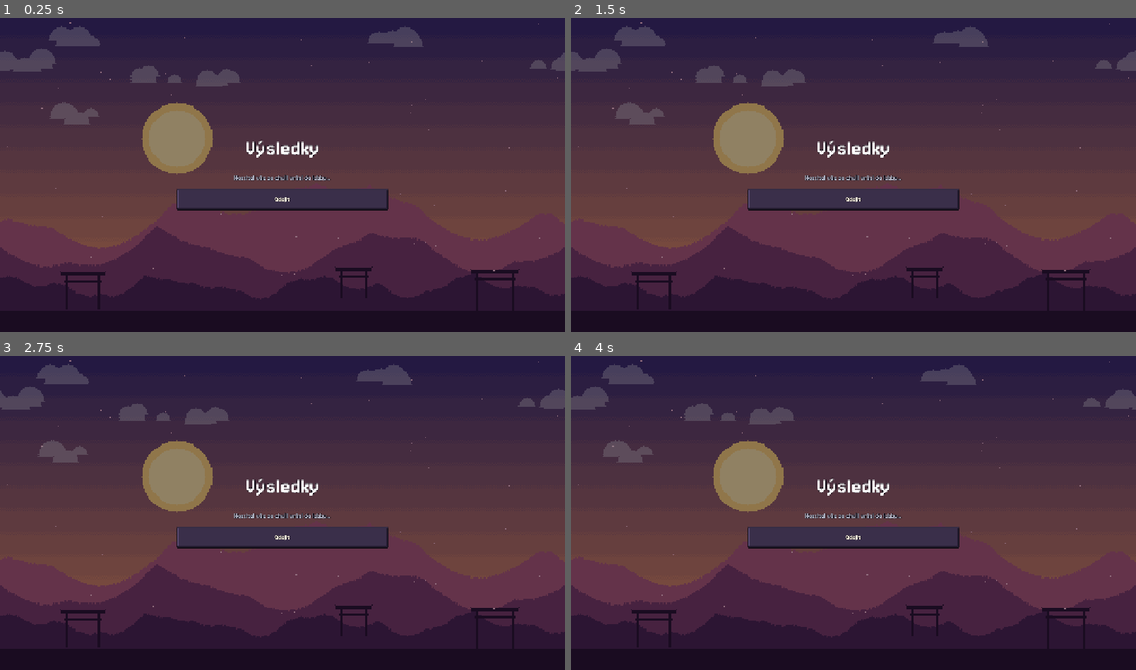
Above: before the commit, frames 1-4 (two rows, left to right).
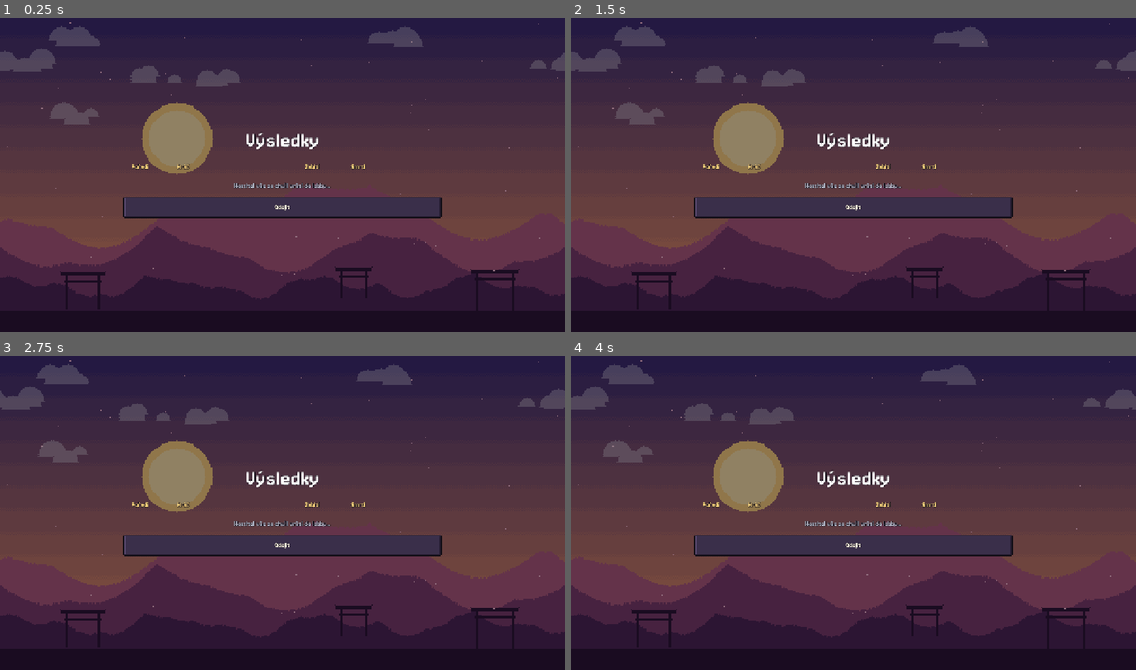
Above: after the commit, the same moments.

Repository: nejhorsiprogramatorsveta/Gun_game
Game: Godot game, scene res://src/ui/results.tscn
The game is run twice, just before and just after one commit, with the same random seed, the same clock (stepped at 60 frames per second) and the same inputs. This scene is started directly instead of the project's main scene.
Inputs (mouse positions are in pixels of both pictures, inside the frame that each line leads up to):
- Up to frame 1 (0.25 s): no input
- Up to frame 2 (1.5 s): click "Odejít" at 0.5 s; tap Enter at 1.25 s; move the mouse to (977, 156) at 1.27 s; hold D (move_right) from 1.28 s (still down); hold Right mouse button (ability) from 1.28 s (still down); click (977, 156) at 1.42 s
- Up to frame 3 (2.75 s): keep holding D (move_right); tap W (jump) at 1.52, 2.27 s; move the mouse to (169, 525) at 2.02 s; release Right mouse button (ability) at 2.03 s; click (169, 525) at 2.1 s
- Up to frame 4 (4 s): move the mouse to (910, 440) at 2.77 s; release D (move_right) at 2.78 s; hold A (move_left) 2.78-3.53 s; tap Space at 2.85, 3.5 s; move the mouse to (825, 575) at 3.52 s; hold D (move_right) from 3.53 s (still down); tap Shift at 3.6 s; click (825, 575) at 3.67 s; tap W (jump) at 3.77 s

The runs differ from the first frame. In frame 1, 4.7% of the frame differs, in the area x 21-79%, y 36-64%; in frame 2, 4.7%; in frame 3, 4.7%; in frame 4, 4.7%.

Commit message:
feat: results table sorted by kills with places, portraits and the own row (0.2.17)
Co-Authored-By: Claude Opus 5.5 <noreply@anthropic.com>

Diff:
--- a/data/changelog.tres
+++ b/data/changelog.tres
@@ -9,7 +9,7 @@
 "version": "",
 "mechanics_keys": PackedStringArray("CHANGELOG_SHOTGUN_BUFF_0217", "CHANGELOG_SNIPER_NERF_0217"),
 "fix_keys": PackedStringArray("CHANGELOG_HIT_PREDICTION"),
-"other_keys": PackedStringArray("CHANGELOG_MAP_PLAYERS_HINT")
+"other_keys": PackedStringArray("CHANGELOG_RESULTS_TABLE", "CHANGELOG_MAP_PLAYERS_HINT")
 }, {
 "build": 76,
 "version": "0.2.16",
--- a/localization/translations.csv
+++ b/localization/translations.csv
@@ -85,9 +85,9 @@
 HUD_DEATHS,Smrti
 HUD_ELIMINATED,vypadl/a
 RESULTS_TITLE,Výsledky
-RESULTS_WINNER,{place}. {name} – vítěz
-RESULTS_PLACE,{place}. {name}
-RESULTS_SCORE,{kills} zabití · {deaths} úmrtí
+RESULTS_PLAYER_WINNER,"Vyhrál {name}!"
+RESULTS_WINNER_TAG,vítěz
+RESULTS_COLUMN_PLACE,Pořadí
 RESULTS_BACK,Zpět do lobby
 RESULTS_AUTO_RETURN,Návrat do lobby za {seconds} s
 RESULTS_WAITING,"Hostitel vás za chvíli vrátí do lobby…"
@@ -274,6 +274,7 @@
 CHANGELOG_NAZGUL,"Hobitín: kdo má 4 a víc zabití, po toho si přijde Nazgûl. Objeví se nápis „Nazgûl přichází!“ a pak se u hráče zhruba každých 12–18 s zjeví postava v černé kápi s mečem a odhodí ho do strany – kdo je víc vlevo, letí doleva, kdo víc vpravo, doprava."
 CHANGELOG_FLOOR_AFTER_CORRECTION,"Plynulejší vlastní postava u připojených hráčů: po opravě polohy od hostitele už postava na okamžik neztratí kontakt se zemí – méně drobných poskočení, hlavně na pohyblivých plošinách."
 CHANGELOG_MAP_PLAYERS_HINT,"Výběr mapy ukáže po najetí myší, pro kolik hráčů se mapa hodí: Peklo a Hobitín pro 4 a více, ostatní pro 2–3."
+CHANGELOG_RESULTS_TABLE,"Nová tabulka výsledků po zápase: seřazená podle zabití (při shodě méně smrtí) s pořadím 1., 2., 3. …, portréty postav, barvami hráčů a štítkem vítěze; tvůj řádek je zvýrazněný."
 CHANGELOG_HIT_PREDICTION,"Méně cukání vlastní postavy po zásahu: hra teď zásahy kulkami ostatních hráčů do tebe předpovídá, takže odhoz začne hned a bez skoku. Zásah úplně zblízka (kulka trefí dřív, než se o výstřelu tvůj počítač dozví) se do nové polohy plynule doklouže."
 CHANGELOG_SHOTGUN_BUFF_0217,"Architekt: silnější dvouhlavňová brokovnice – odhoz broku 170 → 220, poškození celé rány 12 → 15 %, dostřel 500 → 650 px."
 CHANGELOG_SNIPER_NERF_0217,"Stín: odhoz odstřelovačky mírně snížen (2600 → 2200)."
--- a/src/match/match_ranking.gd
+++ b/src/match/match_ranking.gd
@@ -17,8 +17,8 @@
 
 
 ## alive first, then eliminated players from the last one out to the first one out.
-## Rows: {"name", "place", "lives", "kills", "deaths", "team"} (see LobbyValidator.results),
-## best place first.
+## Rows: {"name", "place", "lives", "kills", "deaths", "team", "character", "slot"} (see
+## LobbyValidator.results), best place first; the results screen sorts them by kills.
 static func results(alive: Array, eliminated_first_to_last: Array, team_mode: bool) -> Array:
 	var ranking: Array = alive.duplicate()
 	for i in range(eliminated_first_to_last.size() - 1, -1, -1):
@@ -33,7 +33,8 @@
 		var player: Variant = ranking[i]
 		var place: int = team_places[player.team] if team_mode else i + 1
 		rows.append({"name": player.display_name, "place": place, "lives": player.lives,
-				"kills": player.kills, "deaths": player.deaths, "team": player.team if team_mode else Teams.NONE})
+				"kills": player.kills, "deaths": player.deaths, "team": player.team if team_mode else Teams.NONE,
+				"character": String(player.character.id) if player.character else "", "slot": player.slot})
 	# Whole teams together, best first (also a teammate who ran out of lives earlier).
 	var sorted: Array = []
 	for place in range(1, ranking.size() + 1):
--- a/src/net/lobby_validator.gd
+++ b/src/net/lobby_validator.gd
@@ -79,8 +79,17 @@
 			"kills": clampi(_int(entry, "kills"), 0, MAX_SCORE),
 			"deaths": clampi(_int(entry, "deaths"), 0, MAX_SCORE),
 			"team": clampi(_int(entry, "team", Teams.NONE), Teams.NONE, Teams.MAX_COUNT - 1),
+			"character": _character(entry.get("character")),
+			"slot": clampi(_int(entry, "slot", -1), -1, MAX_PLAYERS - 1),
 		})
 	return result
+
+
+## A known character id, or "" (no portrait).
+static func _character(value: Variant) -> String:
+	if typeof(value) != TYPE_STRING or value.length() > 32 or ContentDB.get_character(StringName(value)) == null:
+		return ""
+	return value
 
 
 static func _int(entry: Dictionary, key: String, default: int = 0) -> int:
--- a/src/ui/results.gd
+++ b/src/ui/results.gd
@@ -20,26 +20,10 @@
 	_leave_button.pressed.connect(Session.leave)
 	_back_button.visible = Session.is_host()
 	_back_button.pressed.connect(Session.return_to_lobby)
-	_add_winning_team()
-	for entry: Dictionary in Session.match_results:
-		var row := HBoxContainer.new()
-		row.add_theme_constant_override("separation", 24)
-		var label := Label.new()
-		label.auto_translate_mode = Node.AUTO_TRANSLATE_MODE_DISABLED
-		var key := "RESULTS_WINNER" if entry.get("place", 0) == 1 else "RESULTS_PLACE"
-		label.text = tr(key).format({"place": entry.get("place", 0), "name": str(entry.get("name", "?"))})
-		label.add_theme_font_size_override("font_size", 34 if entry.get("place", 0) == 1 else 24)
-		label.size_flags_horizontal = Control.SIZE_EXPAND_FILL
-		if Teams.is_valid(entry.get("team", Teams.NONE)):
-			label.add_theme_color_override("font_color", Teams.color(entry.team))
-		row.add_child(label)
-		var score := Label.new()
-		score.auto_translate_mode = Node.AUTO_TRANSLATE_MODE_DISABLED
-		score.text = tr("RESULTS_SCORE").format({"kills": entry.get("kills", 0), "deaths": entry.get("deaths", 0)})
-		score.add_theme_font_size_override("font_size", 22)
-		score.horizontal_alignment = HORIZONTAL_ALIGNMENT_RIGHT
-		row.add_child(score)
-		_ranking.add_child(row)
+	_add_winner()
+	var table := ResultsTable.new()
+	_ranking.add_child(table)
+	table.show_rows(Session.match_results, Session.match_slots.get(multiplayer.get_unique_id(), -1))
 	_update_status()
 	if Session.phase == Session.Phase.LOBBY:  # the host ended the results while we were loading
 		get_tree().change_scene_to_file.call_deferred(LOBBY_PATH)
@@ -47,17 +31,22 @@
 		_count_down()
 
 
-## Team modes: "Red team wins!" above the players (the winners have place 1).
-func _add_winning_team() -> void:
+## "Red team wins!" (team modes) or "Bob wins!" above the table (the winners have place 1).
+func _add_winner() -> void:
 	var results := Session.match_results
-	if results.is_empty() or not Teams.is_valid(results[0].get("team", Teams.NONE)) or results[0].get("place", 0) != 1:
+	if results.is_empty() or results[0].get("place", 0) != 1:
 		return
 	var label := Label.new()
 	label.auto_translate_mode = Node.AUTO_TRANSLATE_MODE_DISABLED
-	label.text = tr("RESULTS_TEAM_WINNER").format({"team": tr(Teams.NAME_KEYS[results[0].team])})
 	label.horizontal_alignment = HORIZONTAL_ALIGNMENT_CENTER
 	label.add_theme_font_size_override("font_size", 40)
-	label.add_theme_color_override("font_color", Teams.color(results[0].team))
+	var team: int = results[0].get("team", Teams.NONE)
+	if Teams.is_valid(team):
+		label.text = tr("RESULTS_TEAM_WINNER").format({"team": tr(Teams.NAME_KEYS[team])})
+		label.add_theme_color_override("font_color", Teams.color(team))
+	else:
+		label.text = tr("RESULTS_PLAYER_WINNER").format({"name": str(results[0].get("name", "?"))})
+		label.add_theme_color_override("font_color", ResultsTable.PLACE_COLORS[0])
 	_ranking.add_child(label)
 
 
--- a/src/ui/results.tscn
+++ b/src/ui/results.tscn
@@ -27,7 +27,7 @@
 grow_vertical = 2
 
 [node name="Column" type="VBoxContainer" parent="Center"]
-custom_minimum_size = Vector2(480, 0)
+custom_minimum_size = Vector2(720, 0)
 layout_mode = 2
 theme_override_constants/separation = 16
 
--- /dev/null
+++ b/src/ui/results_table.gd
@@ -0,0 +1,94 @@
+class_name ResultsTable
+extends VBoxContainer
+## The table on the results screen (user 2026-11-13: "a nicer table sorted by kills with
+## places 1., 2., ..."): place, character portrait, name in the team or slot colour, kills,
+## deaths and a "winner" tag for the last one (or the team) standing. Striped rows; the own
+## row is highlighted. Rows come from LobbyValidator.results.
+
+const PLACE_COLORS: Array[Color] = [Color(1, 0.84, 0.3), Color(0.82, 0.84, 0.9), Color(0.85, 0.58, 0.35)]
+const HEADER_COLOR := Color(1, 0.85, 0.5)
+const FONT_SIZE := 24
+const HEADER_FONT_SIZE := 16
+## Column widths: place, portrait, name, kills, deaths, winner tag.
+const WIDTHS: Array[float] = [56.0, 40.0, 250.0, 96.0, 96.0, 84.0]
+const ROW_COLORS: Array[Color] = [Color(0.12, 0.1, 0.17, 0.85), Color(0.17, 0.14, 0.23, 0.85)]
+const OWN_ROW_COLOR := Color(0.36, 0.28, 0.12, 0.9)
+const HEAD_REGION := Rect2(8, 4, 16, 16)
+
+
+## Most kills first; fewer deaths, then who lasted longer, break ties.
+static func sorted_by_kills(rows: Array) -> Array:
+	var sorted := rows.duplicate()
+	sorted.sort_custom(func(a: Dictionary, b: Dictionary) -> bool:
+		if a.get("kills", 0) != b.get("kills", 0):
+			return a.get("kills", 0) > b.get("kills", 0)
+		if a.get("deaths", 0) != b.get("deaths", 0):
+			return a.get("deaths", 0) < b.get("deaths", 0)
+		return a.get("place", 99) < b.get("place", 99))
+	return sorted
+
+
+## own_slot: the local player's slot (-1 = none).
+func show_rows(rows: Array, own_slot: int) -> void:
+	add_theme_constant_override("separation", 3)
+	add_child(_row(["RESULTS_COLUMN_PLACE", "", "HUD_PLAYER", "HUD_KILLS", "HUD_DEATHS", ""], null, Color.TRANSPARENT, true))
+	var sorted := sorted_by_kills(rows)
+	for i in sorted.size():
+		var entry: Dictionary = sorted[i]
+		var cells: Array[String] = ["%d." % (i + 1), "", str(entry.get("name", "?")), str(entry.get("kills", 0)),
+				str(entry.get("deaths", 0)), tr("RESULTS_WINNER_TAG") if entry.get("place", 0) == 1 else ""]
+		var background := OWN_ROW_COLOR if own_slot >= 0 and entry.get("slot", -1) == own_slot else ROW_COLORS[i % 2]
+		var row := _row(cells, ContentDB.get_character(StringName(str(entry.get("character", "")))), background, false)
+		var labels := row.get_child(0).get_children()
+		(labels[0] as Label).add_theme_color_override("font_color", PLACE_COLORS[i] if i < PLACE_COLORS.size() else Color.WHITE)
+		(labels[2] as Label).add_theme_color_override("font_color", _name_color(entry))
+		(labels[5] as Label).add_theme_color_override("font_color", PLACE_COLORS[0])
+		add_child(row)
+
+
+func _row(cells: Array, character: CharacterData, background: Color, header: bool) -> PanelContainer:
+	var panel := PanelContainer.new()
+	var style := StyleBoxFlat.new()
+	style.bg_color = background
+	style.content_margin_left = 10
+	style.content_margin_right = 10
+	style.content_margin_top = 2
+	style.content_margin_bottom = 2
+	panel.add_theme_stylebox_override("panel", style)
+	var line := HBoxContainer.new()
+	line.add_theme_constant_override("separation", 8)
+	panel.add_child(line)
+	for column in cells.size():
+		if column == 1:
+			var icon := TextureRect.new()
+			icon.custom_minimum_size = Vector2(WIDTHS[1], 32)
+			icon.expand_mode = TextureRect.EXPAND_IGNORE_SIZE
+			icon.stretch_mode = TextureRect.STRETCH_KEEP_ASPECT_CENTERED
+			icon.texture_filter = CanvasItem.TEXTURE_FILTER_NEAREST
+			if character and character.sprite_sheet:
+				var head := AtlasTexture.new()
+				head.atlas = character.sprite_sheet
+				head.region = HEAD_REGION
+				icon.texture = head
+			line.add_child(icon)
+			continue
+		var label := Label.new()
+		label.auto_translate_mode = Node.AUTO_TRANSLATE_MODE_DISABLED
+		label.text = tr(cells[column]) if header else cells[column]
+		label.custom_minimum_size.x = WIDTHS[column]
+		label.add_theme_font_size_override("font_size", HEADER_FONT_SIZE if header else FONT_SIZE)
+		label.horizontal_alignment = HORIZONTAL_ALIGNMENT_LEFT if column == 2 else HORIZONTAL_ALIGNMENT_CENTER
+		label.text_overrun_behavior = TextServer.OVERRUN_TRIM_ELLIPSIS
+		label.clip_text = column == 2
+		if header:
+			label.add_theme_color_override("font_color", HEADER_COLOR)
+		line.add_child(label)
+	return panel
+
+
+static func _name_color(entry: Dictionary) -> Color:
+	var team: int = entry.get("team", Teams.NONE)
+	if Teams.is_valid(team):
+		return Teams.color(team)
+	var slot: int = entry.get("slot", -1)
+	return Player.SLOT_COLORS[slot].lightened(0.3) if slot >= 0 and slot < Player.SLOT_COLORS.size() else Color.WHITE
--- a/tests/test_lobby_validator.gd
+++ b/tests/test_lobby_validator.gd
@@ -49,8 +49,11 @@
 		{"name": "x".repeat(40), "place": 9, "lives": -2, "kills": 70000, "deaths": "3", "evil": [1, 2]},
 	])
 	check_eq(results.size(), 1, "one row")
-	check_eq(results[0], {"name": "x".repeat(16), "place": 6, "lives": 0, "kills": 65535, "deaths": 0, "team": -1},
-			"only known fields, clamped")
+	check_eq(results[0], {"name": "x".repeat(16), "place": 6, "lives": 0, "kills": 65535, "deaths": 0, "team": -1,
+			"character": "", "slot": -1}, "only known fields, clamped")
+	var with_portrait := LobbyValidator.results([{"name": "A", "character": "stin", "slot": 3}, {"name": "B", "character": "nobody", "slot": 99}])
+	check_eq([with_portrait[0].character, with_portrait[0].slot, with_portrait[1].character, with_portrait[1].slot],
+			["stin", 3, "", 5], "known character kept, unknown dropped, slot clamped")
 	check(LobbyValidator.results([{}, {}, {}, {}, {}, {}, {}]).is_empty(), "more rows than players")
 	check(LobbyValidator.results([{"name": "A"}, "row"]).is_empty(), "row of wrong type")
 
--- a/tests/test_teams.gd
+++ b/tests/test_teams.gd
@@ -136,3 +136,20 @@
 	check_eq(LobbyValidator.results(rows).size(), 6, "6 result rows pass validation")
 	for player in players:
 		player.free()
+
+
+func test_results_table_sorts_by_kills() -> void:
+	var rows := [{"name": "Winner", "place": 1, "kills": 2, "deaths": 1}, {"name": "Killer", "place": 3, "kills": 5, "deaths": 4},
+			{"name": "Careful", "place": 2, "kills": 2, "deaths": 0}, {"name": "Tied", "place": 4, "kills": 2, "deaths": 0}]
+	var names := ResultsTable.sorted_by_kills(rows).map(func(row: Dictionary) -> String: return row.name)
+	check_eq(names, ["Killer", "Careful", "Tied", "Winner"], "kills, then fewer deaths, then who lasted longer")
+	var players: Array[Player] = []
+	for i in 3:
+		var player := _player(ContentDB.character_ids()[i], i + 1, Vector2.ZERO, Teams.NONE)
+		player.slot = i
+		player.display_name = "P%d" % i
+		players.append(player)
+	var result_rows := MatchRanking.results([players[0]], [players[1], players[2]], false)
+	check_eq([result_rows[0].character, result_rows[0].slot], [String(ContentDB.character_ids()[0]), 0], "rows carry portrait and slot")
+	for player in players:
+		player.free()
Not shown, added: src/ui/results_table.gd.uid
